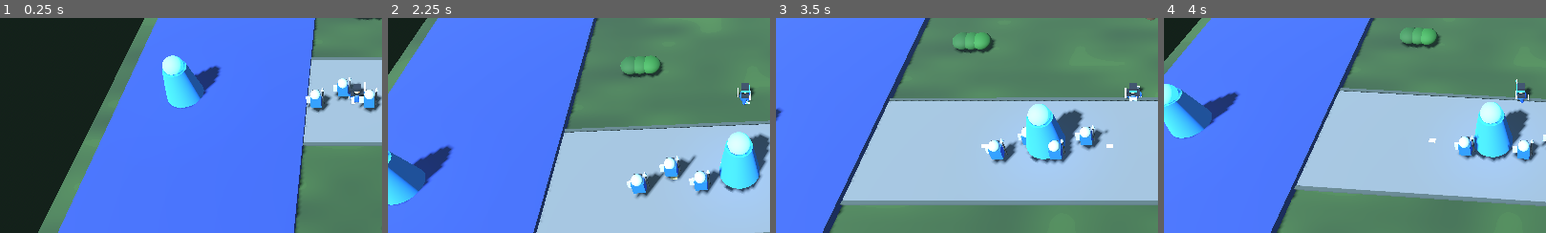
Above: before the commit, frames 1-4 (left to right).
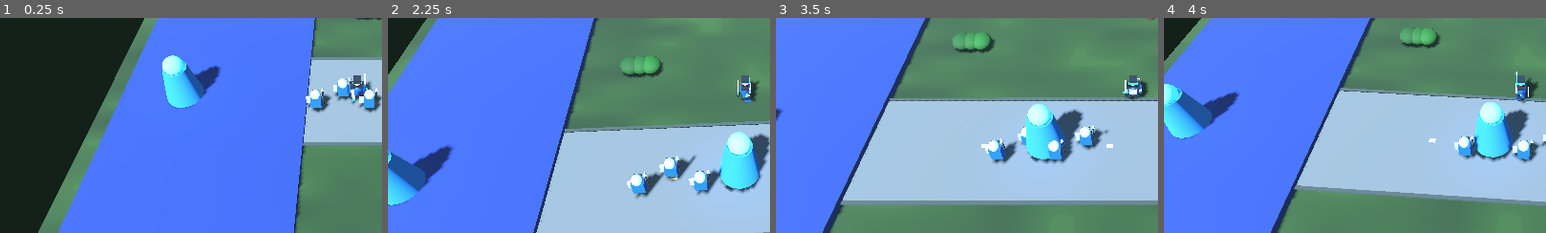
Above: after the commit, the same moments.

Repository: wdd143/Honor-MOBA-Project
Game: Godot game, scene res://scenes/main.tscn
Two runs of this game, one before a commit and one after it. Both use one fixed random seed, a clock stepped at 60 frames per second and the inputs below.
Inputs:
- Up to frame 1 (0.25 s): no input
- Up to frame 2 (2.25 s): hold D (move_right) 0.53-1.28 s; hold Space (attack) 0.53-1.28 s; hold S (move_back) 1.28-2.03 s; tap Space (attack) at 1.35 s; hold D (move_right) from 2.03 s (still down); hold Space (attack) from 2.03 s (still down)
- Up to frame 3 (3.5 s): release D (move_right) at 2.78 s; release Space (attack) at 2.78 s; hold W (move_forward) from 2.78 s (still down); tap Space (attack) at 2.85 s
- Up to frame 4 (4 s): release W (move_forward) at 3.53 s; hold A (move_left) from 3.53 s (still down); hold Space (attack) from 3.53 s (still down)
The pictures show only the part of the screen within x 3-53%, y 35-85%; the shares and areas given below are measured in that part.

The runs differ from the first frame. In frame 1, 0.5% of the frame differs, in the area x 91-98%, y 25-40%; in frame 2, 0.4%; in frame 3, 0.5%, in the area x 90-98%, y 26-39%; in frame 4, 0.5%.

Commit message:
Align the hero model with the arena floor

Diff:
--- a/scripts/game.gd
+++ b/scripts/game.gd
@@ -138,7 +138,7 @@
 	collision.shape = shape
 	hero.add_child(collision)
 	hero_visual = Assets.make_hero()
-	hero_visual.position.y = -0.9
+	hero_visual.position.y = -0.1
 	hero.add_child(hero_visual)
 	add_child(hero)
 
